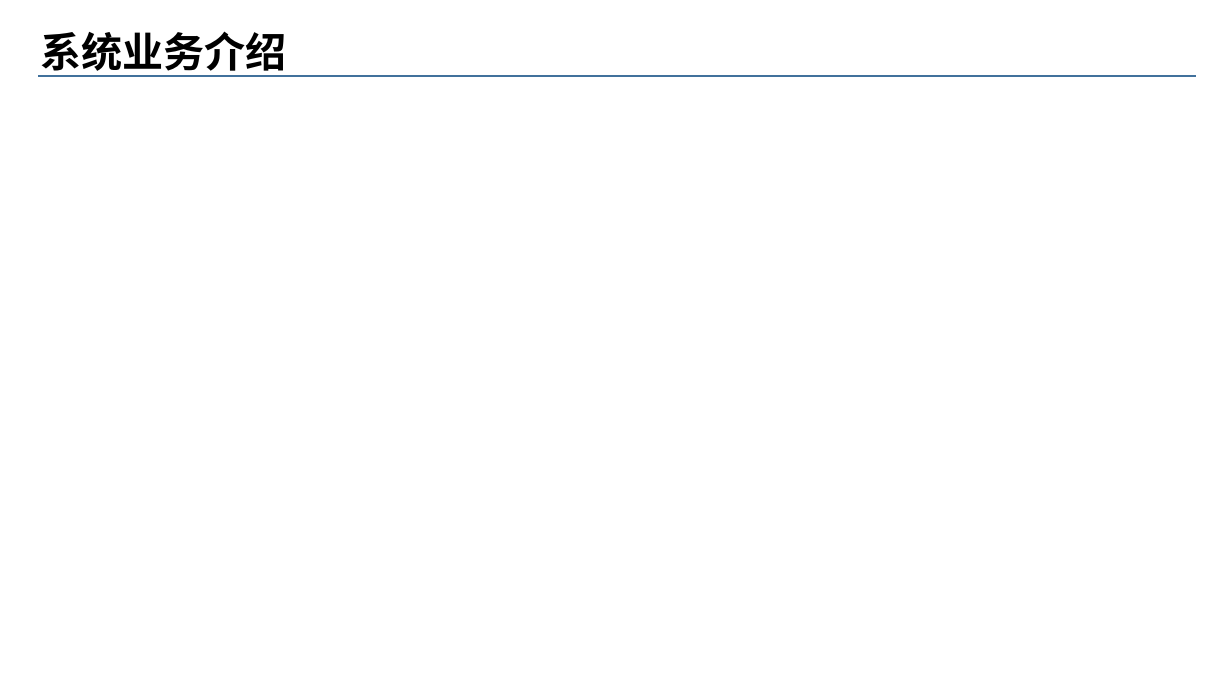
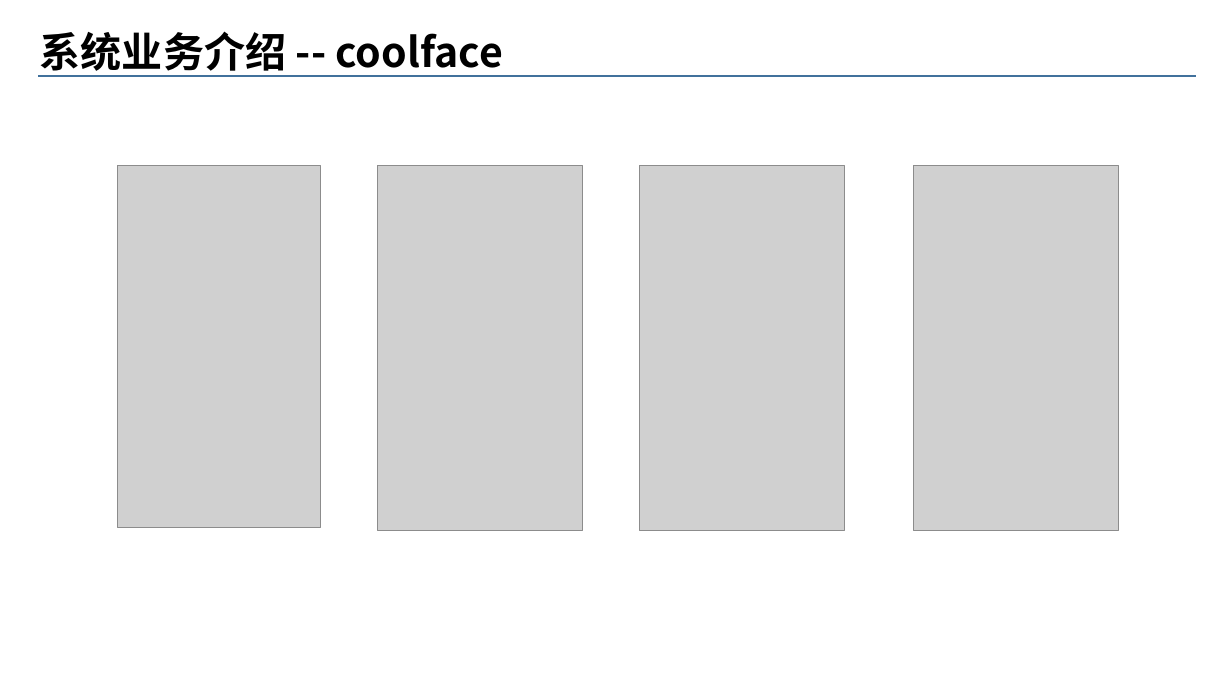
Before and after one commit to strivellj/ttt, a slide deck: slide 6 of 转正答辩/新员工转正答辩-名字.ppt (slide 5 before the commit). Drawn at 1232x693 pixels with LibreOffice and Linux fonts; fonts in the diff are those of the drawing; grey boxes stand for pictures; background and template pictures are left out. Boxes give left, top, right and bottom in pixels: in the first picture for what was removed or moved away, otherwise in the second. Text is boxed around its words. In the diff, an @@ line names an element or a change of style, - is before the commit and + after.

```diff
--- a/转正答辩/新员工转正答辩-名字.ppt
+++ b/转正答辩/新员工转正答辩-名字.ppt
@@ text at [40,31,504,77]: text changed @@
-系统业务介绍
+系统业务介绍 -- coolface
@@ picture added at [117,165,320,527] @@
@@ picture added at [378,165,583,530] @@
@@ picture added at [639,165,844,530] @@
@@ picture added at [913,165,1118,530] @@
```
Also in this commit, not shown: 5 other slides changed, 3 slides added, 19 other files.
